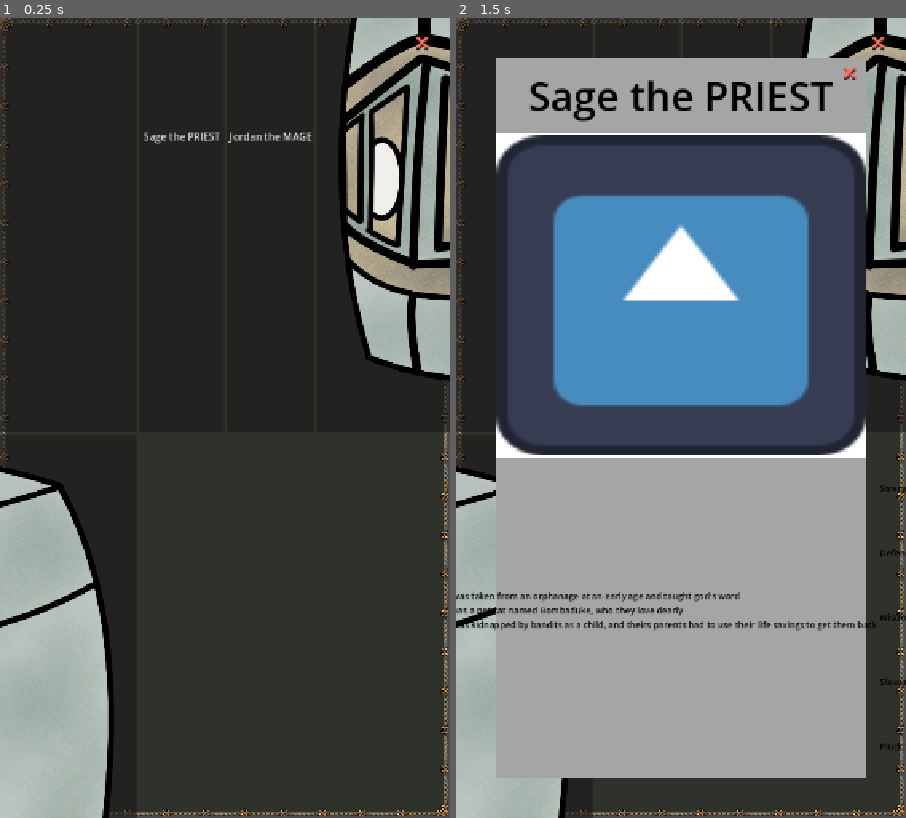
Above: before the commit, frames 1-2 (left to right).
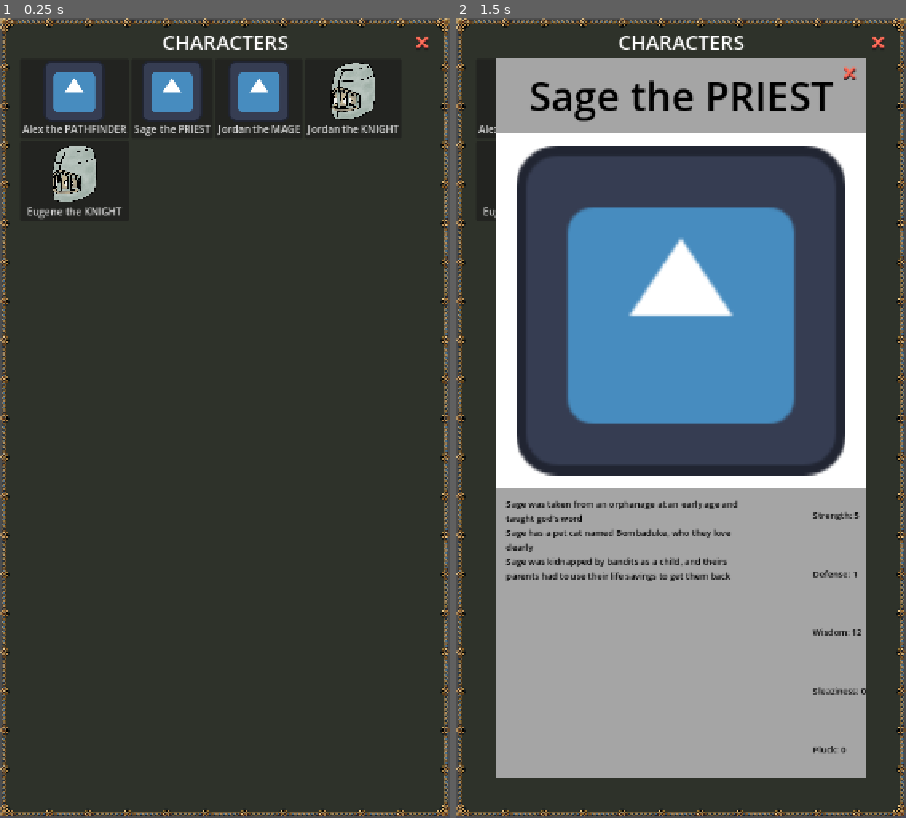
Above: after the commit, the same moments.

Repository: ActuallySanta/Fantasy-Guild-Manager
Game: Godot game, scene res://Scenes/UI/guild_character_page.tscn
Same seed, same stepped clock (60 frames per second), same inputs: the game is played once before the commit and once after it. This scene is started directly instead of the project's main scene. The engine's default icon, where the game draws it, is replaced by a stand-in: a white triangle on a blue panel in a dark square.
Inputs (mouse positions are in pixels of both pictures, inside the frame that each line leads up to):
- Up to frame 1 (0.25 s): no input
- Up to frame 2 (1.5 s): click "Sage the PRIEST" at 0.5 s; click (532, 98) at 1.25 s, where only the run after the commit has a clickable "Alex the PATHFINDER"

The runs differ from the first frame. In frame 1, 25% of the frame differs, in the area x 0-100%, y 0-100%; in frame 2, 29%.

Commit message:
Adding formatting for the images

Diff:
--- a/Scenes/Characters/character_display_button.tscn
+++ b/Scenes/Characters/character_display_button.tscn
@@ -3,11 +3,12 @@
 [ext_resource type="Script" uid="uid://gyr7clebk1qq" path="res://Scripts/UI/character_display_button.gd" id="1_h28qc"]
 
 [node name="Character Display Button" type="Button" unique_id=975318839]
-custom_minimum_size = Vector2(64, 64)
+custom_minimum_size = Vector2(128, 128)
 offset_right = 8.0
 offset_bottom = 8.0
 icon_alignment = 1
 vertical_icon_alignment = 0
+expand_icon = true
 script = ExtResource("1_h28qc")
 metadata/_custom_type_script = "uid://dppccbdtrjiuo"
 
--- a/Scenes/Characters/character_ui_card.tscn
+++ b/Scenes/Characters/character_ui_card.tscn
@@ -50,15 +50,26 @@
 theme_override_constants/margin_bottom = 32
 
 [node name="Character Name Label" type="Label" parent="VBoxContainer/Name Background/CenterContainer" unique_id=718164899]
+custom_maximum_size = Vector2(400, -1)
 layout_mode = 2
+size_flags_horizontal = 4
 text = "This is a test"
 label_settings = SubResource("LabelSettings_g4v7s")
 horizontal_alignment = 1
 
-[node name="Character Icon" type="TextureRect" parent="VBoxContainer" unique_id=1782823202]
+[node name="MarginContainer" type="MarginContainer" parent="VBoxContainer" unique_id=1203854264]
+layout_mode = 2
+size_flags_vertical = 3
+theme_override_constants/margin_left = 32
+theme_override_constants/margin_top = 16
+theme_override_constants/margin_right = 32
+theme_override_constants/margin_bottom = 16
+
+[node name="Character Icon" type="TextureRect" parent="VBoxContainer/MarginContainer" unique_id=1782823202]
 layout_mode = 2
 size_flags_vertical = 3
 texture = ExtResource("1_iwhsd")
+expand_mode = 4
 
 [node name="Stat Block" type="ColorRect" parent="VBoxContainer" unique_id=1385783921]
 custom_minimum_size = Vector2(0, 50)
@@ -74,15 +85,25 @@
 grow_horizontal = 2
 grow_vertical = 2
 
-[node name="Character Description Label" type="Label" parent="VBoxContainer/Stat Block/HBoxContainer" unique_id=345132546]
+[node name="MarginContainer" type="MarginContainer" parent="VBoxContainer/Stat Block/HBoxContainer" unique_id=2060475274]
 layout_mode = 2
 size_flags_horizontal = 3
+theme_override_constants/margin_left = 16
+theme_override_constants/margin_top = 16
+theme_override_constants/margin_right = 16
+theme_override_constants/margin_bottom = 16
+
+[node name="Character Description Label" type="Label" parent="VBoxContainer/Stat Block/HBoxContainer/MarginContainer" unique_id=345132546]
+custom_maximum_size = Vector2(400, -1)
+layout_mode = 2
+size_flags_horizontal = 3
+size_flags_vertical = 1
 text = "This is a test"
 label_settings = SubResource("LabelSettings_h6oeb")
+autowrap_mode = 3
 
 [node name="VBoxContainer" type="VBoxContainer" parent="VBoxContainer/Stat Block/HBoxContainer" unique_id=378746472]
 layout_mode = 2
-size_flags_horizontal = 3
 
 [node name="Strength Label" type="Label" parent="VBoxContainer/Stat Block/HBoxContainer/VBoxContainer" unique_id=1873679725]
 layout_mode = 2
--- a/Scripts/Character Generator/character_ui_card.gd
+++ b/Scripts/Character Generator/character_ui_card.gd
@@ -7,24 +7,27 @@
 #Get a reference to every UI element
 
 @onready var character_name_label: Label = $"VBoxContainer/Name Background/CenterContainer/Character Name Label"
-@onready var character_description_label: Label = $"VBoxContainer/Stat Block/HBoxContainer/Character Description Label"
+@onready var character_description_label: Label = $"VBoxContainer/Stat Block/HBoxContainer/MarginContainer/Character Description Label"
 
 @onready var wisdom_label: Label = $"VBoxContainer/Stat Block/HBoxContainer/VBoxContainer/Wisdom Label"
 @onready var strength_label: Label = $"VBoxContainer/Stat Block/HBoxContainer/VBoxContainer/Strength Label"
 @onready var defense_label: Label = $"VBoxContainer/Stat Block/HBoxContainer/VBoxContainer/Defense Label"
 @onready var sleaziness_label: Label = $"VBoxContainer/Stat Block/HBoxContainer/VBoxContainer/Sleaziness Label"
 @onready var pluck_label: Label = $"VBoxContainer/Stat Block/HBoxContainer/VBoxContainer/Pluck Label"
+@onready var character_icon: TextureRect = $"VBoxContainer/MarginContainer/Character Icon"
 
 # Called when the node enters the scene tree for the first time.
 func _ready() -> void:
 	# Set all the text based off the character
 	character_name_label.text = loaded_character.title
+
 	strength_label.text = "Strength: " + str(loaded_character.stats[GuildCharacter.StatType.STRENGTH])
 	defense_label.text = "Defense: " + str(loaded_character.stats[GuildCharacter.StatType.DEFENSE])
 	wisdom_label.text = "Wisdom: " + str(loaded_character.stats[GuildCharacter.StatType.WISDOM])
 	sleaziness_label.text = "Sleaziness: " + str(loaded_character.stats[GuildCharacter.StatType.SLEAZINESS])
 	pluck_label.text = "Pluck: " + str(loaded_character.pluck)
 	character_description_label.text = loaded_character.description
+	character_icon.texture = ExternalContentContainer.get_character_icon(loaded_character.role)
 	pass # Replace with function body.
 
 
